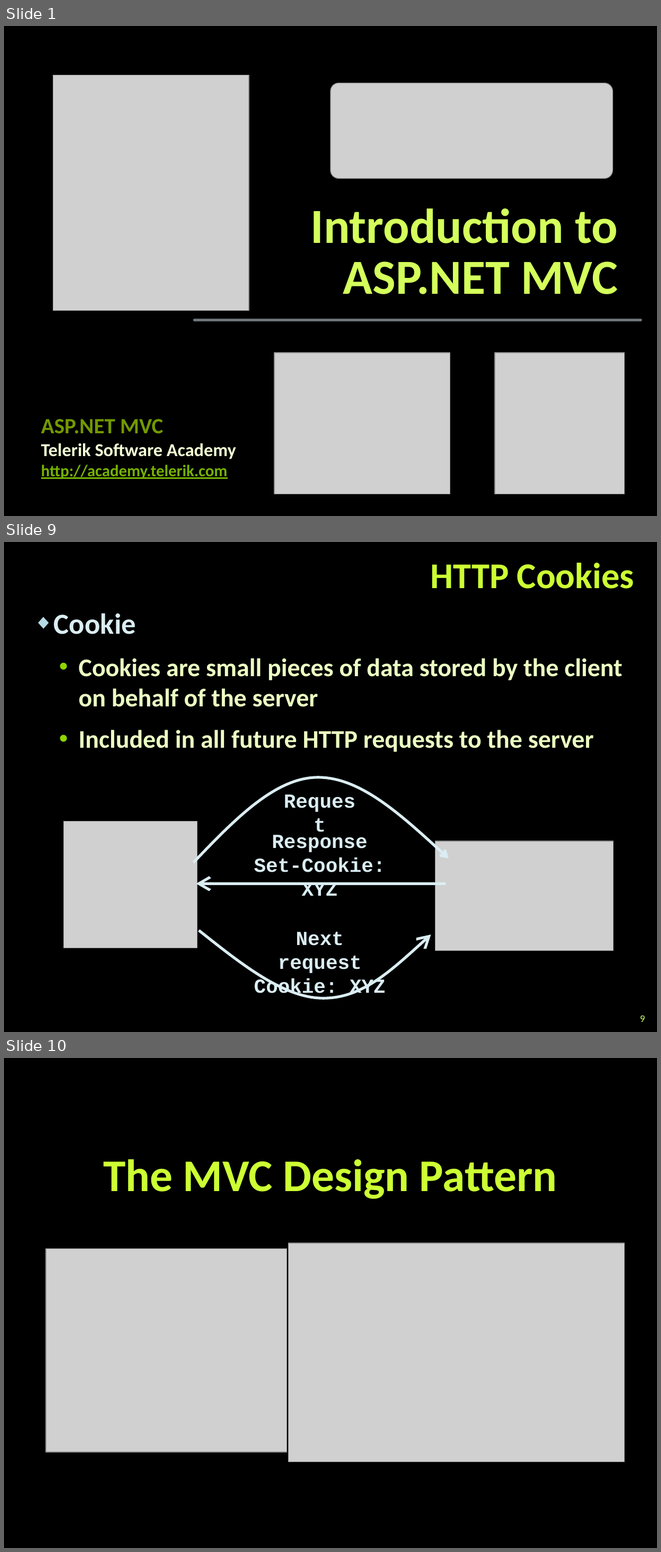
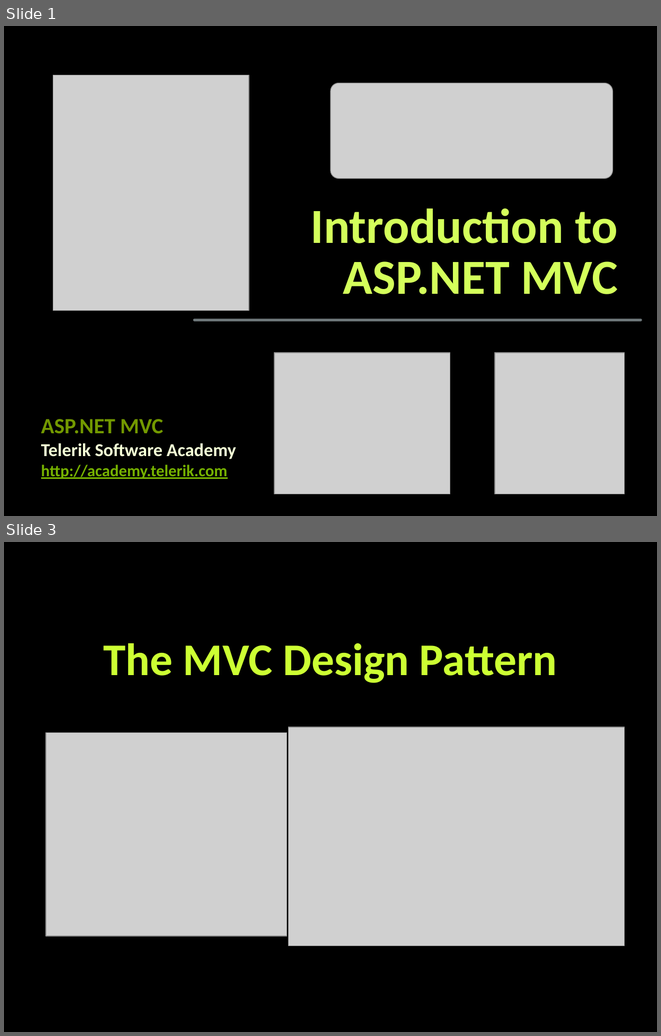
Before and after one commit to TelerikAcademy/ASP.NET-MVC, a slide deck: 01. Introduction-to-ASP.NET-MVC/Introduction to ASP.NET MVC.pptx. Shown one above the other, each under a label of ours: slides 1, 9 and 10 before the commit, slides 1 and 3 after it; the slides between them are not shown. The pictures are 661x1552 and 661x1036 pixels, drawn with LibreOffice and Linux fonts; fonts in the diff are those of the drawing; grey boxes stand for pictures; background and template pictures are left out. Boxes give left, top, right and bottom in pixels: in the first picture for what was removed or moved away, otherwise in the second. Text is boxed around its words. In the diff, an @@ line names an element or a change of style, - is before the commit and + after.

Commit message:
Removed HTTP slides from Introduction to ASP.NET MVC.pptx

```diff
--- a/01. Introduction-to-ASP.NET-MVC/Introduction to ASP.NET MVC.pptx
+++ b/01. Introduction-to-ASP.NET-MVC/Introduction to ASP.NET MVC.pptx
@@ slide 9 removed at (4,542,657,1032), background picture (left out) @@
@@ title removed at (431,563,634,589) @@
-HTTP Cookies
@@ text removed at (54,613,622,752) @@
-◆ Cookie
-  • Cookies are small pieces of data stored by the client on behalf of the server
-  • Included in all future HTTP requests to the server
@@ freeform shape removed at (193,776,449,862) @@
@@ text removed at (274,784,365,815) @@
-Request
@@ picture removed at (64,821,197,948) @@
@@ text removed at (254,835,386,896) @@
-Response
-Set-Cookie: XYZ
@@ picture removed at (435,841,613,951) @@
@@ arrow removed from (445, 883) to (196, 883) @@
@@ freeform shape removed at (199,930,430,998) @@
@@ text removed at (254,932,386,998) @@
-Next request
-Cookie: XYZ
@@ page number removed at (640,1015,645,1022) @@
-9
@@ what was slide 10 is now slide 3 @@
```
Also in this commit, not shown: 4 slides changed, 6 other slides removed.
